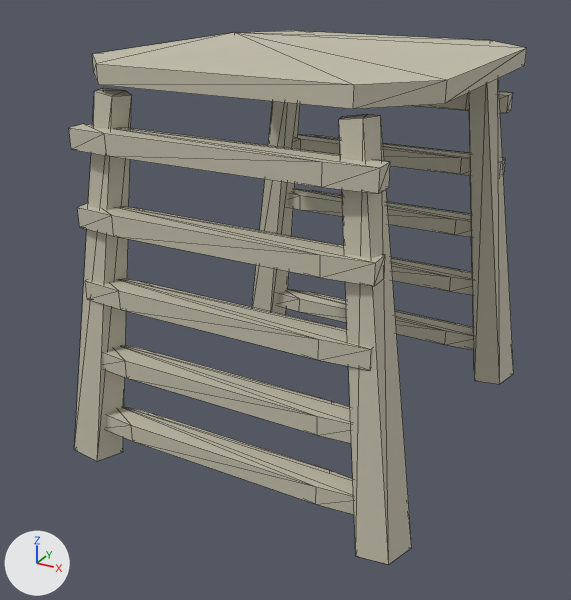
An edit to the glTF model godot/biomes/expansion/art/crown-folio-archive-1.glb, drawn before and after from the same camera.
Rendered twice from a 50 mm lens placed at (0.834, -1.662, 1.172), pointed at (-0.036, -0.079, 0.381). Lighting does not change. The marker at lower left points along +X, +Y and +Z. The first picture is the older version. Mesh edges are drawn as thin lines. Vertices at exactly the same position are counted once.

Names of what the first picture shows: 'crown-folio-archive_LOD1'.
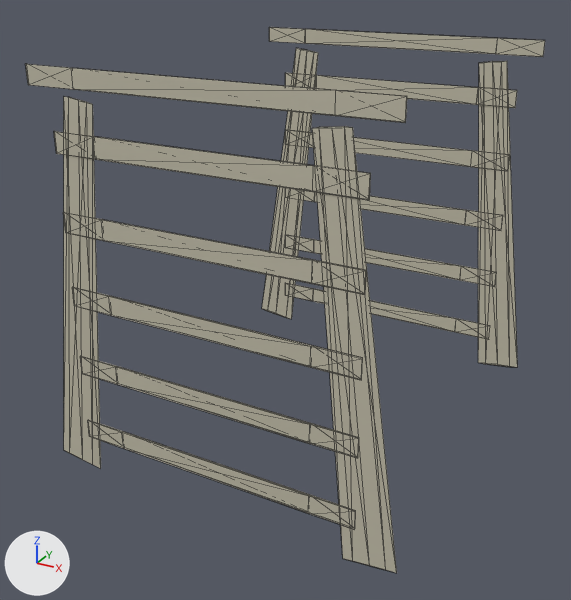
Where the change shows, as pixel boxes [x1, y1, x2, y2] in the pictures (571 x 600 px; the box of a moved part takes in the faces that stretch with it):
'crown-folio-archive_LOD1', reshaped (13% wider): before [69, 31, 527, 564]; after [26, 27, 545, 573]
part 1 of me_ceramic_pilaster__0_38__0_002, moved or reshaped: before [278, 288, 474, 350]; after [285, 283, 490, 340]
part 2 of me_ceramic_pilaster__0_38__0_002, moved or reshaped: before [391, 257, 473, 295]; after [285, 235, 496, 287]
part 3 of me_ceramic_pilaster__0_38__0_002, moved or reshaped: before [288, 189, 472, 237]; after [285, 188, 503, 231]
part 4 of me_ceramic_pilaster__0_38__0_002, moved or reshaped: before [293, 134, 506, 176]; after [285, 130, 510, 171]
part 5 of me_ceramic_pilaster__0_38__0_002, moved or reshaped: before [413, 91, 513, 113]; after [285, 73, 517, 108]
part 6 of me_ceramic_pilaster__0_38__0_002, moved or reshaped: before [75, 88, 132, 461]; after [64, 97, 101, 469]
part 7 of me_ceramic_pilaster__0_38__0_002, moved or reshaped: before [339, 114, 412, 564]; after [312, 126, 397, 573]
part 8 of me_ceramic_pilaster__0_38__0_002, moved or reshaped: before [106, 406, 354, 515]; after [93, 422, 348, 527]
part 9 of me_ceramic_pilaster__0_38__0_002, moved or reshaped: before [103, 345, 351, 443]; after [81, 357, 357, 455]
part 10 of me_ceramic_pilaster__0_38__0_002, moved or reshaped: before [85, 279, 372, 370]; after [72, 287, 362, 380]
part 11 of me_ceramic_pilaster__0_38__0_002, moved or reshaped: before [77, 203, 385, 286]; after [63, 212, 366, 295]
part 12 of me_ceramic_pilaster__0_38__0_002, moved or reshaped: before [69, 124, 390, 194]; after [54, 131, 371, 200]
part 13 of me_ceramic_pilaster__0_38__0_002, moved or reshaped: before [92, 31, 527, 109]; after [269, 27, 545, 57]
part 14 of me_ceramic_pilaster__0_38__0_002, added: after [26, 64, 407, 123]
part 15 of me_ceramic_pilaster__0_38__0_002, moved or reshaped: before [252, 101, 300, 315]; after [262, 48, 318, 319]
part 16 of me_ceramic_pilaster__0_38__0_002, moved or reshaped: before [469, 79, 514, 384]; after [478, 61, 517, 367]

Edits to the bpy script that builds the scene:
```text
Change me_ceramic_pilaster__0_38__0_002:
    remove me_ceramic_pilaster__0_38__0_002.from_pydata(...)  # 216 vertices, 372 faces; spans x -0.439..0.439, y -0.47..0.482, z 0.032..0.97
    add me_ceramic_pilaster__0_38__0_002.from_pydata(...)  # 232 vertices, 400 faces; spans x -0.439..0.439, y -0.486..0.486, z 0.032..0.97
    me_ceramic_pilaster__0_38__0_002 part 1: the loose piece of 16 vertices spanning x -0.345..0.345, y 0.387..0.452, z 0.117..0.162 is scaled about its middle by (1, -0.06, 1), then moved by (0.0, 0.064, 0.0)
    me_ceramic_pilaster__0_38__0_002 part 2: the loose piece of 16 vertices spanning x -0.345..0.345, y 0.387..0.452, z 0.287..0.333 is scaled about its middle by (1, -0.06, 1), then moved by (0.0, 0.064, 0.0)
    me_ceramic_pilaster__0_38__0_002 part 3: the loose piece of 16 vertices spanning x -0.345..0.345, y 0.387..0.452, z 0.458..0.502 is scaled about its middle by (1, -0.06, 1), then moved by (0.0, 0.064, 0.0)
    me_ceramic_pilaster__0_38__0_002 part 4: the loose piece of 16 vertices spanning x -0.345..0.345, y 0.387..0.452, z 0.627..0.673 is scaled about its middle by (1, -0.06, 1), then moved by (0.0, 0.064, 0.0)
    me_ceramic_pilaster__0_38__0_002 part 5: the loose piece of 16 vertices spanning x -0.345..0.345, y 0.387..0.452, z 0.798..0.842 is scaled about its middle by (1, -0.06, 1), then moved by (0.0, 0.064, 0.0)
    me_ceramic_pilaster__0_38__0_002 part 6: the loose piece of 10 vertices spanning x -0.439..-0.237, y -0.47..-0.339, z 0.032..0.914 is scaled about its middle by (1, 0.0305, 1), then moved by (0.0, -0.079, 0.0)
    me_ceramic_pilaster__0_38__0_002 part 7: the loose piece of 10 vertices spanning x 0.237..0.439, y -0.47..-0.339, z 0.032..0.914 is scaled about its middle by (1, 0.0305, 1), then moved by (0.0, -0.079, 0.0)
    me_ceramic_pilaster__0_38__0_002 part 8: the loose piece of 16 vertices spanning x -0.345..0.345, y -0.452..-0.387, z 0.117..0.162 is scaled about its middle by (1, 0.06, 1), then moved by (0.0, -0.064, 0.0)
    me_ceramic_pilaster__0_38__0_002 part 9: the loose piece of 16 vertices spanning x -0.345..0.345, y -0.452..-0.387, z 0.287..0.333 is scaled about its middle by (1, 0.06, 1), then moved by (0.0, -0.064, 0.0)
    me_ceramic_pilaster__0_38__0_002 part 10: the loose piece of 16 vertices spanning x -0.345..0.345, y -0.452..-0.387, z 0.458..0.502 is scaled about its middle by (1, 0.06, 1), then moved by (0.0, -0.064, 0.0)
    me_ceramic_pilaster__0_38__0_002 part 11: the loose piece of 16 vertices spanning x -0.345..0.345, y -0.452..-0.387, z 0.627..0.673 is scaled about its middle by (1, 0.06, 1), then moved by (0.0, -0.064, 0.0)
    me_ceramic_pilaster__0_38__0_002 part 12: the loose piece of 16 vertices spanning x -0.345..0.345, y -0.452..-0.387, z 0.798..0.842 is scaled about its middle by (1, 0.06, 1), then moved by (0.0, -0.064, 0.0)
    me_ceramic_pilaster__0_38__0_002 part 13: the loose piece of 16 vertices spanning x -0.4..0.4, y -0.415..0.415, z 0.93..0.97 is scaled about its middle by (1, -0.00482, 1), then moved by (0.0, 0.484, 0.0)
    me_ceramic_pilaster__0_38__0_002 part 14: the loose piece of 16 vertices spanning x -0.345..0.345, y -0.452..-0.387, z 0.798..0.842 is copied, and the copy is scaled about its middle by (1.16, 0.0615, 0.889), then moved by (0.0, -0.064, 0.13); it spans x -0.4..0.4, y -0.486..-0.482, z 0.93..0.97
    me_ceramic_pilaster__0_38__0_002 part 15: 9 vertices removed from x -0.439..-0.237, y 0.346..0.439, z 0.033..0.915; 9 vertices added at x -0.439..-0.237, y 0.483..0.486, z 0.033..0.915
    me_ceramic_pilaster__0_38__0_002 part 16: 9 vertices removed from x 0.237..0.439, y 0.346..0.439, z 0.033..0.915; 9 vertices added at x 0.237..0.439, y 0.483..0.486, z 0.033..0.915
```
